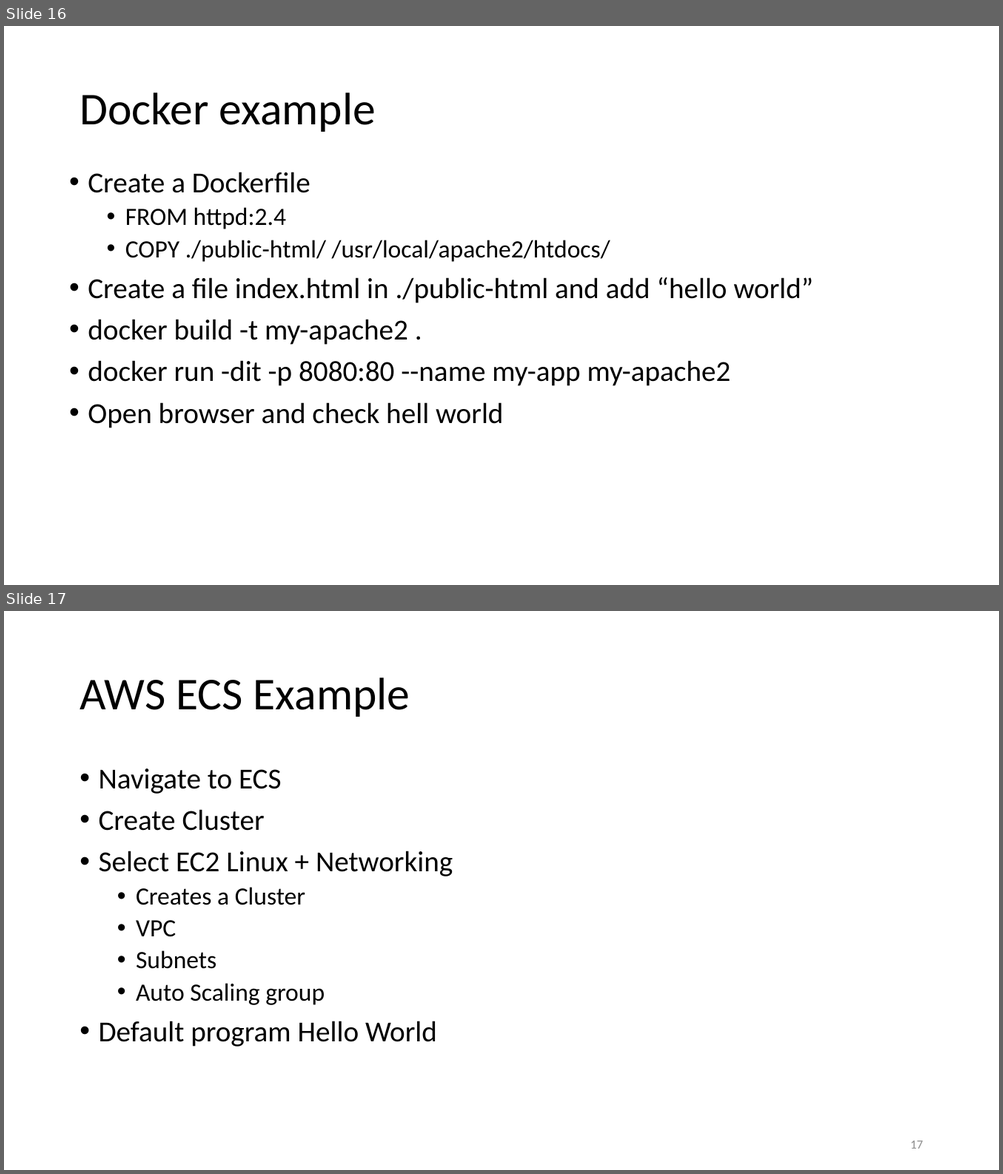
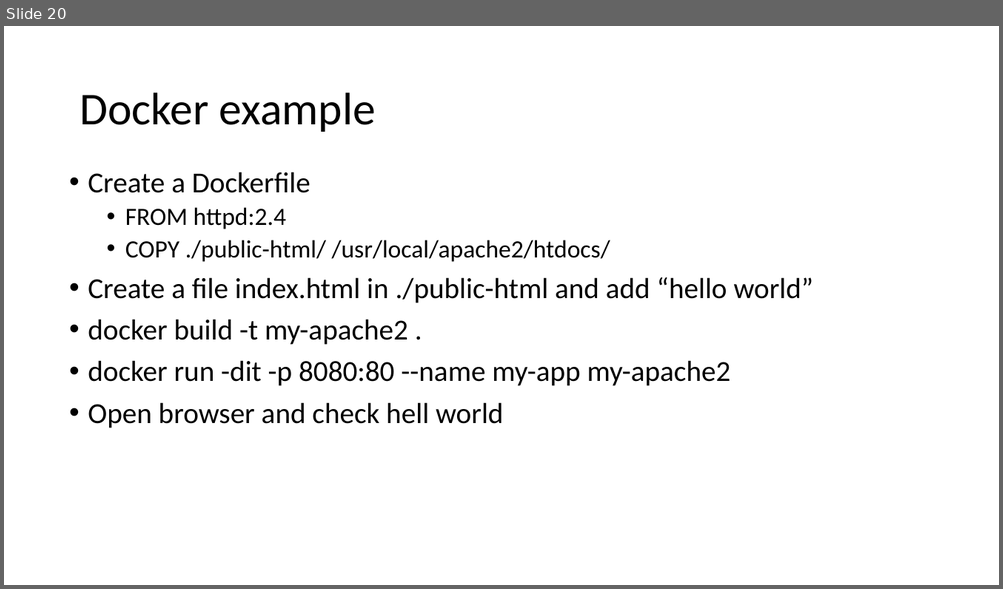
Before and after one commit to uwacsp/cits5503, a slide deck: Lectures/CITS5503Virtualisation.pptx. Shown one above the other, each under a label of ours: slides 16 and 17 before the commit, slide 20 after it. The pictures are 1003x1174 and 1003x589 pixels, drawn with LibreOffice and Linux fonts; fonts in the diff are those of the drawing. Boxes give left, top, right and bottom in pixels: in the first picture for what was removed or moved away, otherwise in the second. Text is boxed around its words. In the diff, an @@ line names an element or a change of style, - is before the commit and + after.

```diff
--- a/Lectures/CITS5503Virtualisation.pptx
+++ b/Lectures/CITS5503Virtualisation.pptx
@@ slide 17 removed at (x1=4, y1=611, x2=999, y2=1170), background #FFFFFF @@
@@ title removed at (x1=79, y1=678, x2=410, y2=717) @@
-AWS ECS Example
@@ text removed at (x1=99, y1=769, x2=452, y2=1047) @@
-• Navigate to ECS
-• Create Cluster
-• Select EC2 Linux + Networking
-  • Creates a Cluster
-  • VPC
-  • Subnets
-  • Auto Scaling group
-• Default program Hello World
@@ page number removed at (x1=910, y1=1141, x2=922, y2=1149) @@
-17
@@ what was slide 16 is now slide 20 @@
```
Also in this commit, not shown: 1 slide changed, 21 slides added, 4 other files.
